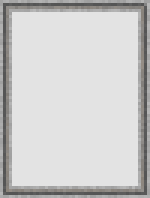
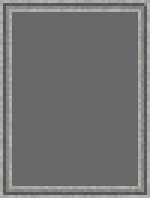
Layer changes from the first w=150, h=198 image to the second:
"Ebene 5": opacity 11% → 60% over (x1=12, y1=12, x2=138, y2=186)
